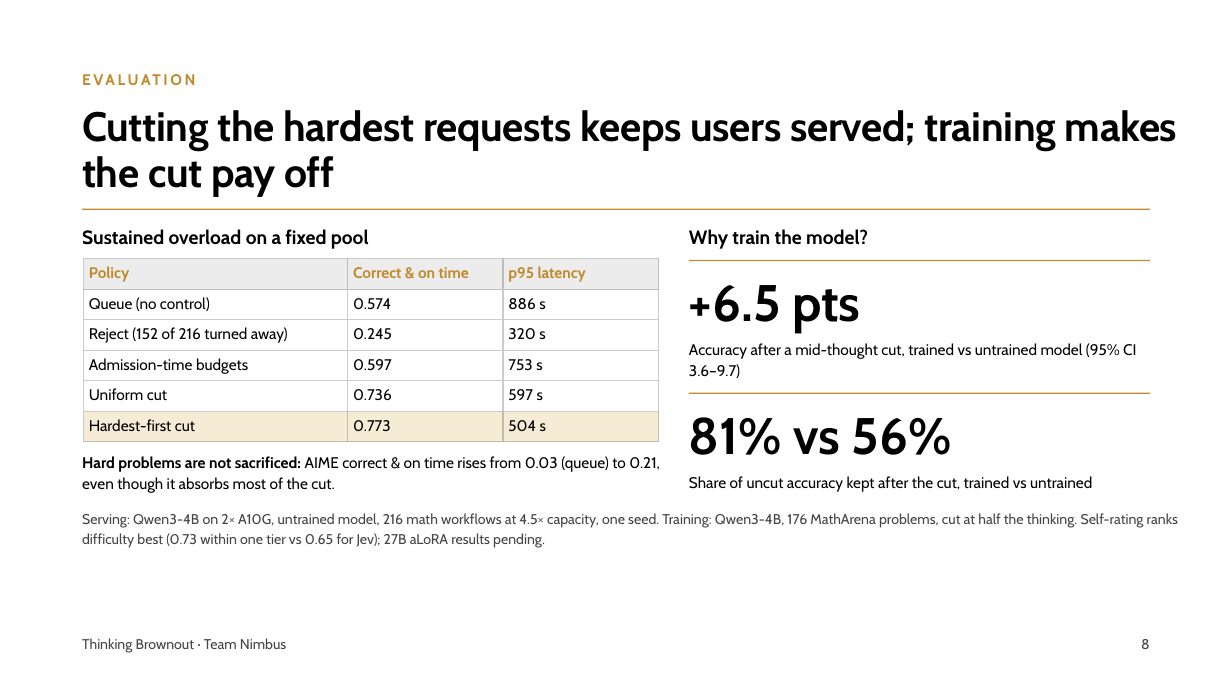
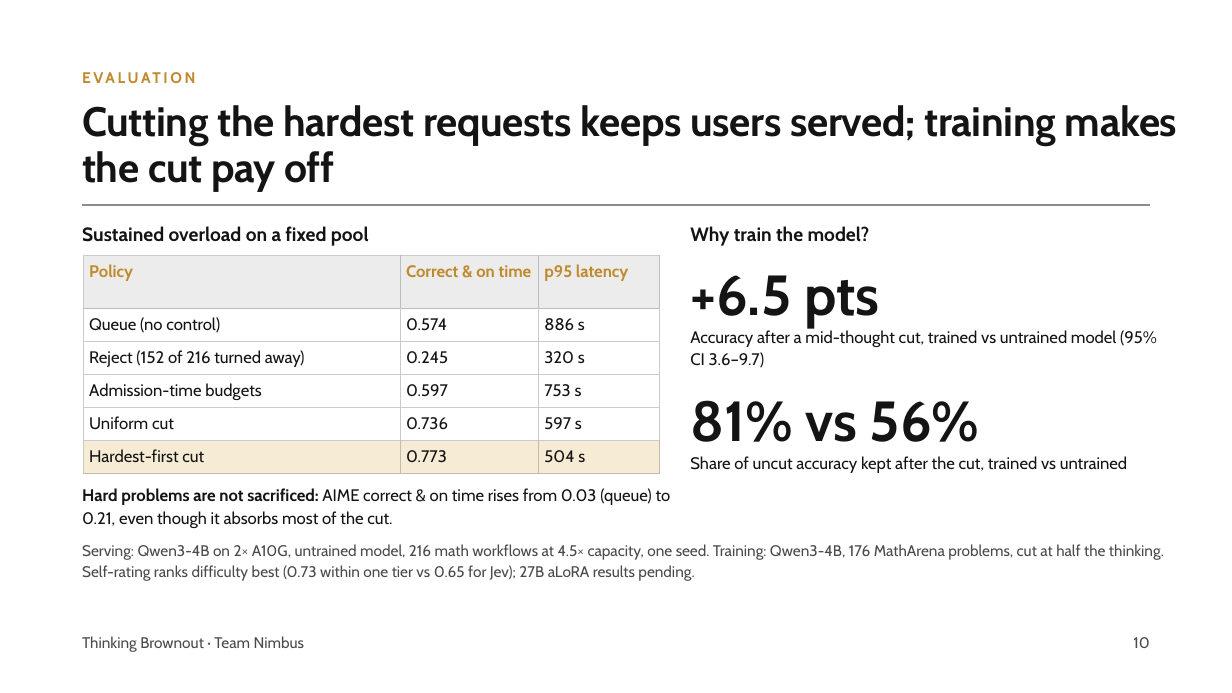
Before and after one commit to pyangyu/team1_nimbus_copy, a slide deck: slide 10 of Symposium Slides.pptx (slide 8 before the commit). Drawn at 1232x693 pixels with LibreOffice and Linux fonts; fonts in the diff are those of the drawing; grey boxes stand for pictures; background and template pictures are left out. Boxes give left, top, right and bottom in pixels: in the first picture for what was removed or moved away, otherwise in the second. Text is boxed around its words. In the diff, an @@ line names an element or a change of style, - is before the commit and + after.

```diff
--- a/Symposium Slides.pptx
+++ b/Symposium Slides.pptx
@@ text "EVALUATION" at <box>82,67,1182,89</box>: line spacing 16.8pt to 15.6pt @@
@@ text colour #000000 to #141414 in 3 elements at <box>690,226,870,246</box>, <box>82,226,369,246</box>, <box>82,105,1177,191</box> @@
@@ line removed from (82, 209) to (1150, 209) @@
@@ picture added at <box>82,204,1151,205</box> @@
@@ table at <box>83,256,660,474</box> @@
@@ fill #F6ECD6 to #F6EBD4 in row 6 @@
@@ size 12 to 13 pt @@
@@ text colour #000000 to #141414 in "Queue (no control)", "0.574", "886 s", "Reject (152 of 216 turned away)" and 11 more places @@
@@ line spacing 14.4pt to 15.6pt @@
@@ borders changed @@
@@ line removed from (689, 261) to (1150, 261) @@
@@ text "+6.5 pts": place and size @@
-text "+6.5 pts" at <box>689,285,860,332</box>
+text "+6.5 pts" at <box>690,275,879,328</box>
@@ text "+6.5 pts" at <box>690,275,879,328</box>: size 40 to 44 pt, text colour #000000 to #141414; line spacing 46pt to 50.6pt @@
@@ text "Accuracy after a mid-thought cut, ...": place and size @@
-text "Accuracy after a mid-thought cut, ..." at <box>689,343,1136,378</box>
+text "Accuracy after a mid-thought cut, ..." at <box>690,330,1157,368</box>
@@ text "Accuracy after a mid-thought cut, ..." at <box>690,330,1157,368</box>: size 12 to 13 pt, text colour #000000 to #141414; line spacing 16.8pt to 17.6pt @@
@@ text "81% vs 56%" at <box>690,400,980,442</box>: size 40 to 44 pt, text colour #000000 to #141414; line spacing 46pt to 50.6pt @@
@@ text "81% vs 56%": place and size @@
-text "81% vs 56%" at <box>689,417,952,455</box>
+text "81% vs 56%" at <box>690,400,980,442</box>
@@ line removed from (689, 394) to (1150, 394) @@
@@ text "Share of uncut accuracy kept ..." at <box>690,456,1127,473</box>: size 12 to 13 pt, text colour #000000 to #141414; line spacing 16.8pt to 17.6pt @@
@@ text "Share of uncut accuracy kept ...": place and size @@
-text "Share of uncut accuracy kept ..." at <box>689,476,1092,492</box>
+text "Share of uncut accuracy kept ..." at <box>690,456,1127,473</box>
@@ text "Hard problems are not sacrificed: ...": place and size @@
-text "Hard problems are not sacrificed: ..." at <box>82,456,660,493</box>
+text "Hard problems are not sacrificed: ..." at <box>82,488,671,528</box>
@@ text "Hard problems are not sacrificed: ..." at <box>82,488,671,528</box>: size 12 to 13 pt, text colour #000000 to #141414; line spacing 16.2pt to 17.6pt @@
@@ text "Serving: Qwen3-4B on 2× A10G, ...": place and size @@
-text "Serving: Qwen3-4B on 2× A10G, ..." at <box>82,513,1178,548</box>
+text "Serving: Qwen3-4B on 2× A10G, ..." at <box>82,544,1164,581</box>
@@ text "Serving: Qwen3-4B on 2× A10G, ..." at <box>82,544,1164,581</box>: size 11 to 12 pt, text colour #444444 to #4A4A4A; line spacing 15.4pt to 16.2pt @@
@@ text "Thinking Brownout · Team Nimbus" at <box>82,636,304,652</box>: size 11 to 12 pt, text colour #444444 to #4A4A4A; line spacing 15.4pt to 15.6pt @@
@@ text added at <box>1133,637,1149,648</box>, 12 pt, text #4A4A4A @@
+10
@@ text removed at <box>1141,639,1150,649</box> @@
-8
```
Also in this commit, not shown: 7 other slides changed, 3 slides added, 1 slide removed.
